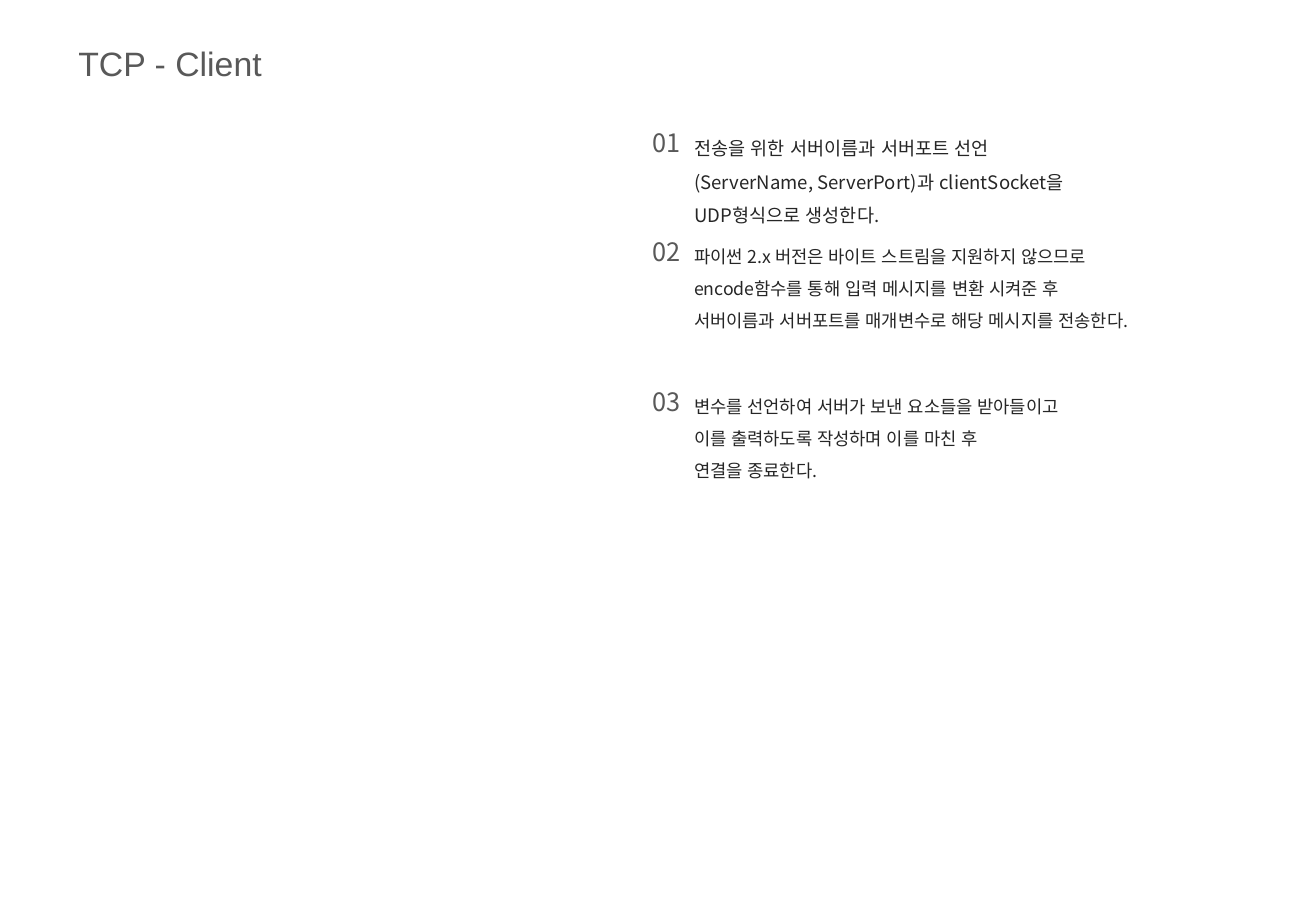
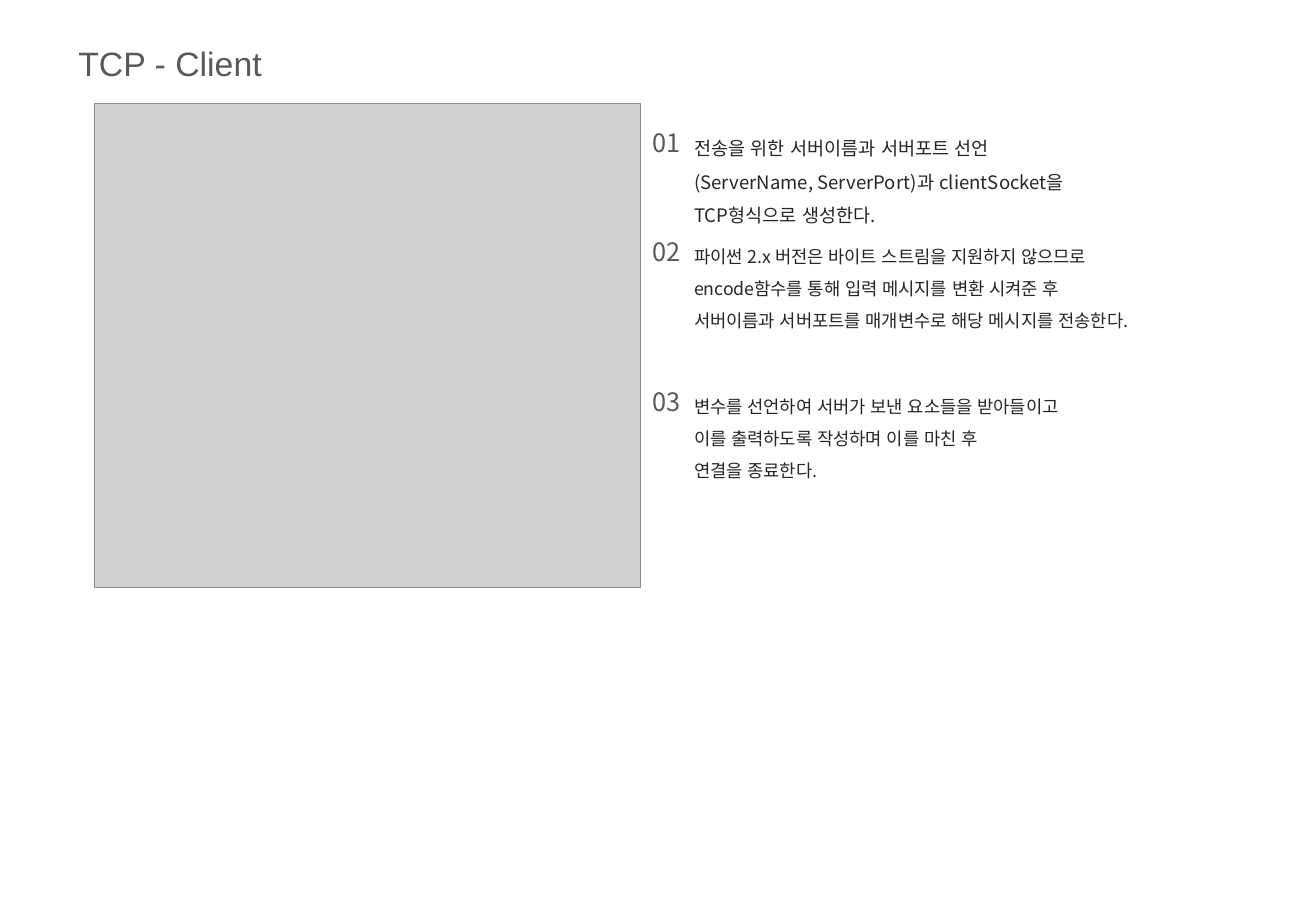
Before and after one commit to ingkoon/2020-s, a slide deck: slide 7 of ComputerNetwork/2-4/20151167 이인재 컴퓨터네트워크 2-4실습 과제(UDP, TCP).pptx. Drawn at 1316x911 pixels with LibreOffice and Linux fonts; fonts in the diff are those of the drawing; grey boxes stand for pictures; background and template pictures are left out. Boxes give left, top, right and bottom in pixels: in the first picture for what was removed or moved away, otherwise in the second. Text is boxed around its words. In the diff, an @@ line names an element or a change of style, - is before the commit and + after.

```diff
--- a/ComputerNetwork/2-4/20151167 이인재 컴퓨터네트워크 2-4실습 과제(UDP, TCP).pptx
+++ b/ComputerNetwork/2-4/20151167 이인재 컴퓨터네트워크 2-4실습 과제(UDP, TCP).pptx
@@ picture added at (x1=95, y1=103, x2=642, y2=588) @@
@@ text at (x1=694, y1=139, x2=1064, y2=224): text changed @@
-전송을 위한 서버이름과 서버포트 선언(ServerName, ServerPort)과 clientSocket을 UDP형식으로 생성한다.
+전송을 위한 서버이름과 서버포트 선언(ServerName, ServerPort)과 clientSocket을 TCP형식으로 생성한다.
```
Also in this commit, not shown: 2 other slides changed, 1 slide added.
